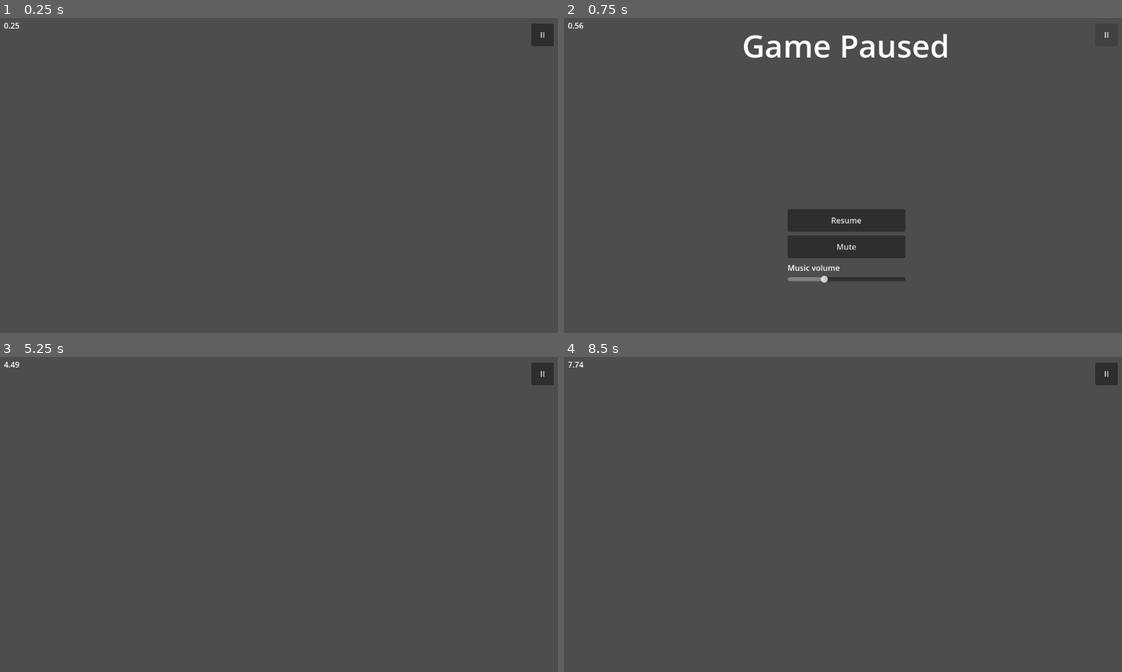
Above: before the commit, frames 1-4 (two rows, left to right).
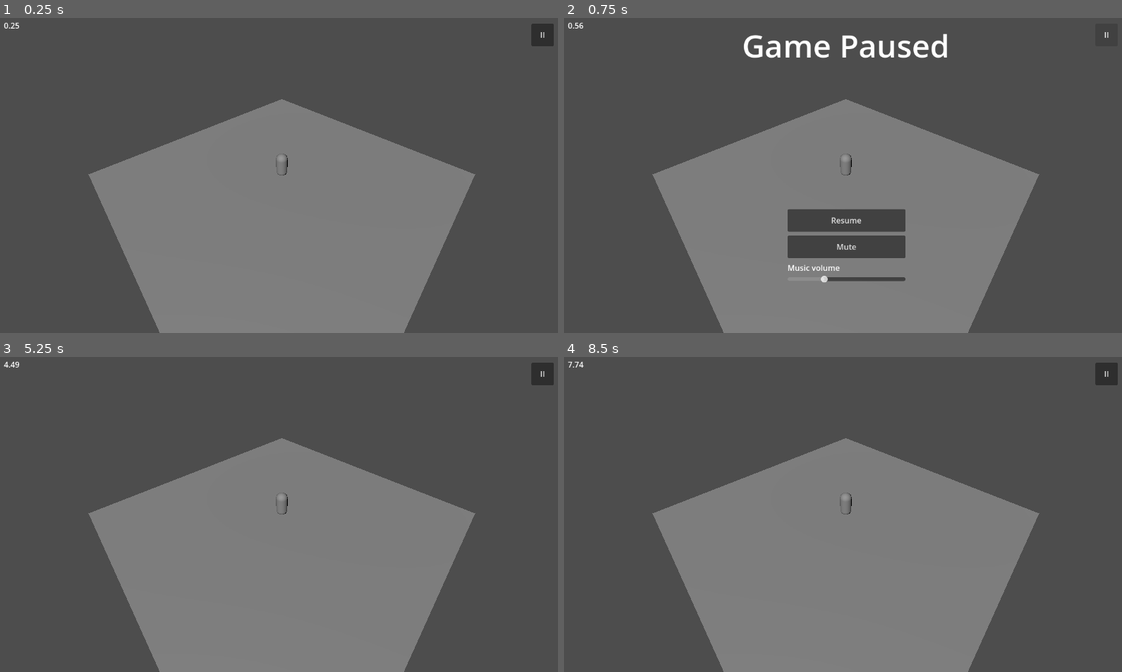
Above: after the commit, the same moments.

Repository: allemansratten/bigmode-2026
Game: Godot game, scene res://scenes/Game.tscn
The game is run twice, just before and just after one commit, with the same random seed, the same clock (stepped at 60 frames per second) and the same inputs. Sound files missing from this copy of the repository are replaced by a short silence.
Inputs:
- Up to frame 1 (0.25 s): no input
- Up to frame 2 (0.75 s): click "II" at 0.5 s
- Up to frame 3 (5.25 s): click "Resume" at 1.25 s; tap Enter at 2, 3.5, 5 s; hold Up 2.03-2.78 s; tap Space at 2.75, 4.25 s; hold Down 2.78-3.53 s; hold Up 3.53-5.03 s; hold Down from 5.03 s (still down)
- Up to frame 4 (8.5 s): tap Space at 5.75 s; release Down at 7.28 s; hold Up from 7.28 s (still down)

The runs differ from the first frame. In frame 1, 37% of the frame differs, in the area x 15-86%, y 25-100%; in frame 2, 33%; in frame 3, 37%; in frame 4, 37%.

Commit message:
Add basic player scene

Diff:
--- a/scenes/Game.tscn
+++ b/scenes/Game.tscn
@@ -1,14 +1,36 @@
-[gd_scene format=3 uid="uid://b1nf5vnllrym4"]
+[gd_scene load_steps=9 format=3 uid="uid://b1nf5vnllrym4"]
 
 [ext_resource type="Script" uid="uid://b2qim3ljwi076" path="res://scripts/game.gd" id="1_e3hwy"]
 [ext_resource type="PackedScene" uid="uid://fjrqjm0d4cgo" path="res://scenes/ui/GUI.tscn" id="2_3x8es"]
-[ext_resource type="Script" uid="uid://cu5rcg1eqd8rh" path="res://scripts/game_camera.gd" id="3_u8p1t"]
+[ext_resource type="PackedScene" uid="uid://cplayer001" path="res://scenes/Player.tscn" id="3_player"]
+[ext_resource type="Script" path="res://scripts/game_camera_3d.gd" id="4_cam"]
 
-[node name="Game" type="Node2D" unique_id=999502841]
+[sub_resource type="BoxShape3D" id="BoxShape3D_floor"]
+size = Vector3(20, 0.2, 20)
+
+[sub_resource type="BoxMesh" id="BoxMesh_floor"]
+size = Vector3(20, 0.2, 20)
+
+[node name="Game" type="Node3D" unique_id=999502841]
 script = ExtResource("1_e3hwy")
 
 [node name="GUI" parent="." unique_id=293961667 instance=ExtResource("2_3x8es")]
 
-[node name="Camera2D" type="Camera2D" parent="." unique_id=1182547641]
-position = Vector2(577, 323)
-script = ExtResource("3_u8p1t")
+[node name="Floor" type="StaticBody3D" parent="."]
+transform = Transform3D(1, 0, 0, 0, 1, 0, 0, 0, 1, 0, -0.1, 0)
+
+[node name="CollisionShape3D" type="CollisionShape3D" parent="Floor"]
+shape = SubResource("BoxShape3D_floor")
+
+[node name="MeshInstance3D" type="MeshInstance3D" parent="Floor"]
+mesh = SubResource("BoxMesh_floor")
+
+[node name="Player" parent="." instance=ExtResource("3_player")]
+transform = Transform3D(1, 0, 0, 0, 1, 0, 0, 0, 1, 0, 0, 0)
+
+[node name="DirectionalLight3D" type="DirectionalLight3D" parent="."]
+transform = Transform3D(0.866025, -0.353553, 0.353553, 0, 0.707107, 0.707107, -0.5, -0.612372, 0.612372, 0, 5, 0)
+
+[node name="Camera3D" type="Camera3D" parent="."]
+transform = Transform3D(1, 0, 0, 0, 1, 0, 0, 0, 1, 8, 10, 8)
+script = ExtResource("4_cam")
--- /dev/null
+++ b/scenes/Player.tscn
@@ -0,0 +1,22 @@
+[gd_scene format=3 uid="uid://cplayer001"]
+
+[ext_resource type="Script" path="res://scripts/player.gd" id="1_player"]
+
+[sub_resource type="CapsuleShape3D" id="CapsuleShape3D_floor"]
+radius = 0.4
+height = 1.8
+
+[sub_resource type="CapsuleMesh" id="CapsuleMesh_player"]
+radius = 0.4
+height = 1.8
+
+[node name="Player" type="CharacterBody3D"]
+script = ExtResource("1_player")
+
+[node name="CollisionShape3D" type="CollisionShape3D" parent="."]
+transform = Transform3D(1, 0, 0, 0, 1, 0, 0, 0, 1, 0, 0.9, 0)
+shape = SubResource("CapsuleShape3D_floor")
+
+[node name="MeshInstance3D" type="MeshInstance3D" parent="."]
+transform = Transform3D(1, 0, 0, 0, 1, 0, 0, 0, 1, 0, 0.9, 0)
+mesh = SubResource("CapsuleMesh_player")
--- /dev/null
+++ b/scripts/game_camera_3d.gd
@@ -0,0 +1,7 @@
+extends Camera3D
+
+## World position the camera looks at (e.g. floor center or player)
+@export var look_target: Vector3 = Vector3.ZERO
+
+func _ready() -> void:
+	look_at(look_target)
--- /dev/null
+++ b/scripts/player.gd
@@ -0,0 +1,41 @@
+extends CharacterBody3D
+
+## Move speed in m/s
+@export var move_speed: float = 5.0
+## Downward acceleration when in the air
+@export var gravity: float = 9.8
+
+func _physics_process(delta: float) -> void:
+	# Apply gravity
+	if not is_on_floor():
+		velocity.y -= gravity * delta
+
+	# Get input (WASD via move_* actions in Project Settings -> Input Map)
+	var input_dir := Input.get_vector("move_left", "move_right", "move_forward", "move_back")
+
+	# Movement relative to camera: W = up on screen, S = down, A/D = left/right
+	var direction := Vector3.ZERO
+	var cam := get_viewport().get_camera_3d()
+	if cam:
+		var cam_basis := cam.global_transform.basis
+		# Screen "up" = from camera toward look-at, flattened to XZ
+		var forward_screen := Vector3(-cam_basis.z.x, 0.0, -cam_basis.z.z)
+		forward_screen = forward_screen.normalized()
+		# Screen "right" = camera right, flattened to XZ
+		var right_screen := Vector3(cam_basis.x.x, 0.0, cam_basis.x.z)
+		right_screen = right_screen.normalized()
+		direction = (-input_dir.y * forward_screen + input_dir.x * right_screen)
+		if direction.length_squared() > 0.0:
+			direction = direction.normalized()
+	else:
+		# Fallback: world-relative (e.g. no camera)
+		direction = (transform.basis * Vector3(input_dir.x, 0, input_dir.y)).normalized()
+
+	if direction:
+		velocity.x = direction.x * move_speed
+		velocity.z = direction.z * move_speed
+	else:
+		velocity.x = move_toward(velocity.x, 0, move_speed)
+		velocity.z = move_toward(velocity.z, 0, move_speed)
+
+	move_and_slide()
Not shown, added: scripts/game_camera_3d.gd.uid
Not shown, added: scripts/player.gd.uid
Not shown, added: GAME_DESIGN_CONTEXT.md
